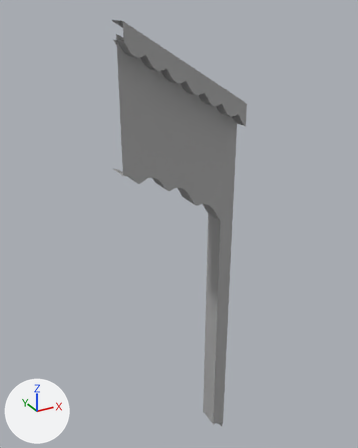
The FBX model TFC-TFE/Assets/Meshes3D/Ramp/RampR_01.fbx: old version first, new version second.
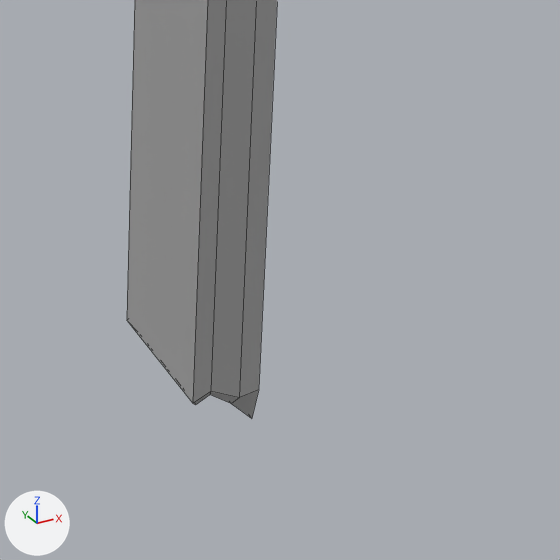
Each version is shown whole from a 50 mm lens placed at (3.83, -14.75, 69.86), pointed at (13.29, 2.45, 61.26), then close up on the part from 51% to 75% of the width and 81% to 100% of the height. Every picture has the same lights, and +X, +Y and +Z are marked at lower left. The close-ups show mesh edges as thin lines. Where no turn or scale is listed for an object, it has been applied to the vertices.

The older version as bpy lines, for what is in view:
```python
me_mesh = bpy.data.meshes.new('Mesh')
me_mesh.from_pydata(...)  # 209 vertices, 149 faces; spans x 0.0..5.0, y -0.8..0.8, z -20.1..0.0
me_mesh.materials.append(mat_standardsurface1)  # grey #aaaaaa
ob_rampr_01 = bpy.data.objects.new('RampR_01', me_mesh)
ob_rampr_01.location = (10.427, 1.722, 69.436)
```
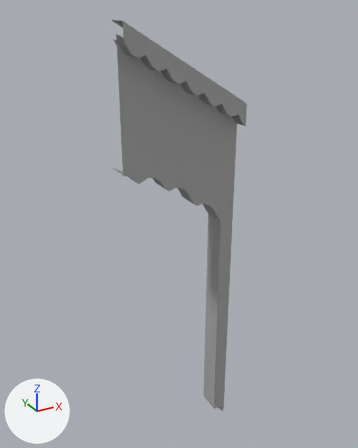
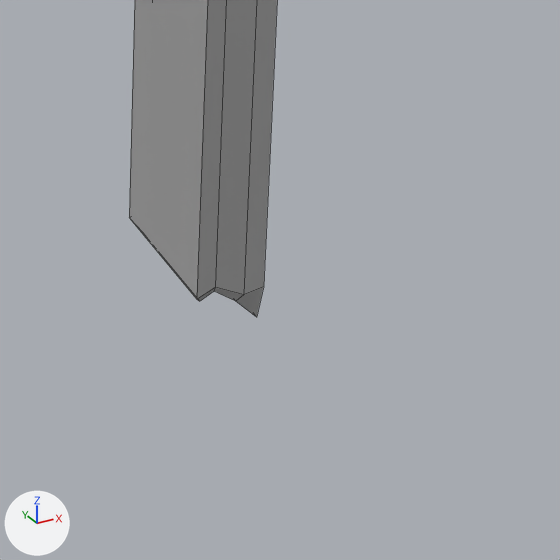
The newer file is also turned or shifted as a whole; pictures and numbers use the older file's frame.

Boxes [x1, y1, x2, y2] around the edits, measured in the close-ups (560 x 560 px):
'RampR_01', reshaped: before [127, 0, 277, 418]; after [129, 0, 277, 317]

The change, as a diff of the scene's bpy script:
```diff
--- a/TFC-TFE/Assets/Meshes3D/Ramp/RampR_01.fbx.py
+++ b/TFC-TFE/Assets/Meshes3D/Ramp/RampR_01.fbx.py
@@ me_mesh @@
 me_mesh.from_pydata(...)  # 209 vertices, 149 faces; spans x 0.0..5.0, y -0.8..0.8, z -20.1..0.0
 # used by ob_rampr_01; location = (10.427, 1.722, 69.436)
+# me_mesh part 1: all 16 vertices in x 4.4..5.0, y -0.2..0.8, z -20.1..-19.5 are moved by (0.0, 0.0, 1.1)
 me_mesh.materials.append(mat_standardsurface1)
```
